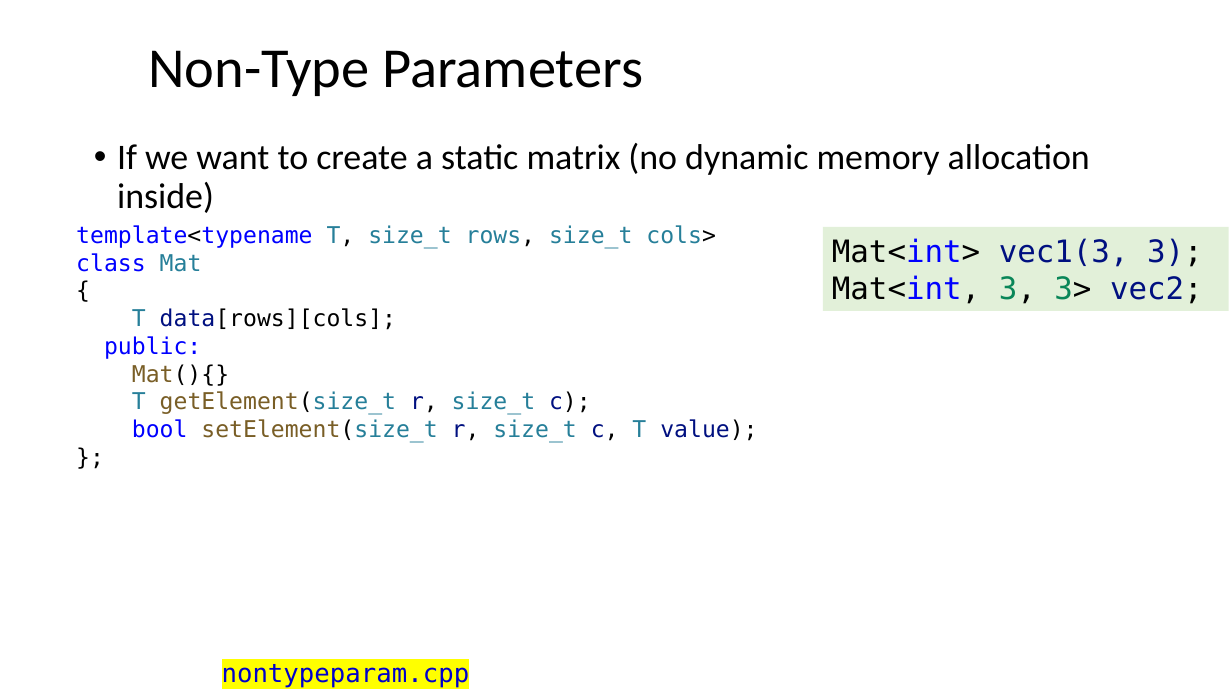
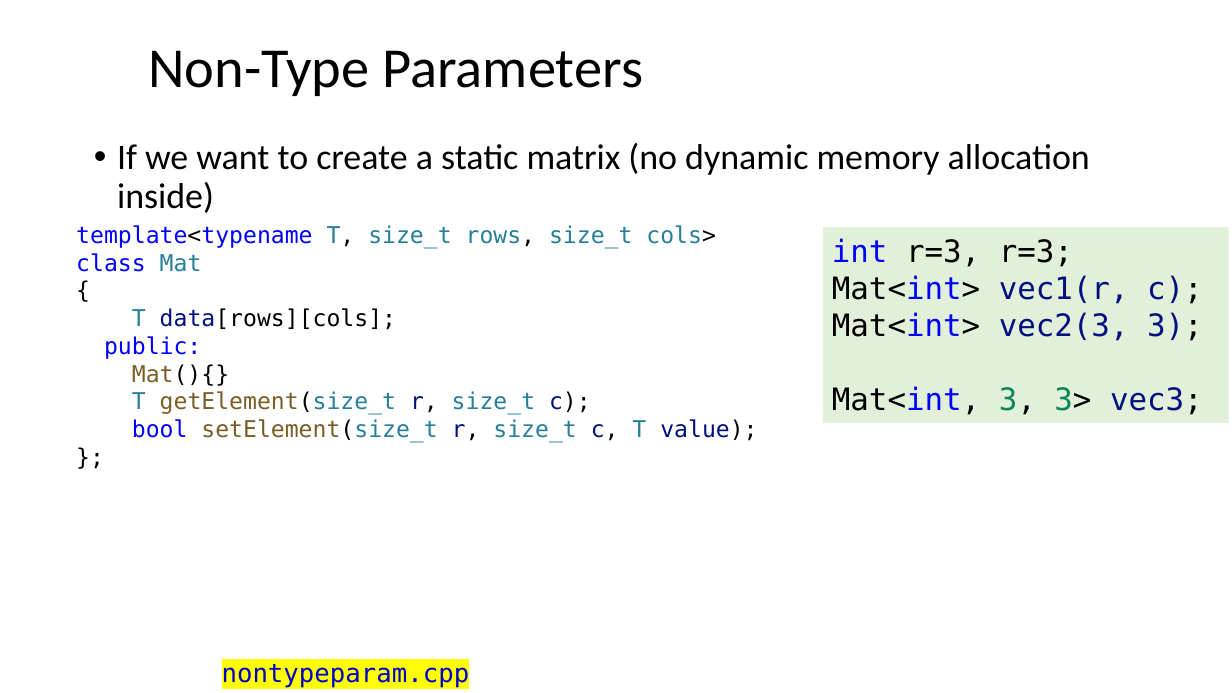
Before and after one commit to ShiqiYu/CPP, a slide deck: slide 9 of week13/Lecture13.pptx. Drawn at 1232x693 pixels with LibreOffice and Linux fonts; fonts in the diff are those of the drawing; background and template pictures are left out. Boxes give left, top, right and bottom in pixels: in the first picture for what was removed or moved away, otherwise in the second. Text is boxed around its words. In the diff, an @@ line names an element or a change of style, - is before the commit and + after.

```diff
--- a/week13/Lecture13.pptx
+++ b/week13/Lecture13.pptx
@@ rectangle "int r=3, r=3;": place and size @@
-rectangle "int r=3, r=3;" at box(823, 227, 1229, 311)
+rectangle "int r=3, r=3;" at box(823, 227, 1229, 423)
@@ text in rectangle at box(832, 238, 1203, 415): text changed @@
-Mat<int> vec1(3, 3);
-Mat<int, 3, 3> vec2;
+int r=3, r=3;
+Mat<int> vec1(r, c);
+Mat<int> vec2(3, 3);
+Mat<int, 3, 3> vec3;
```
Also in this commit, not shown: 3 other files.
